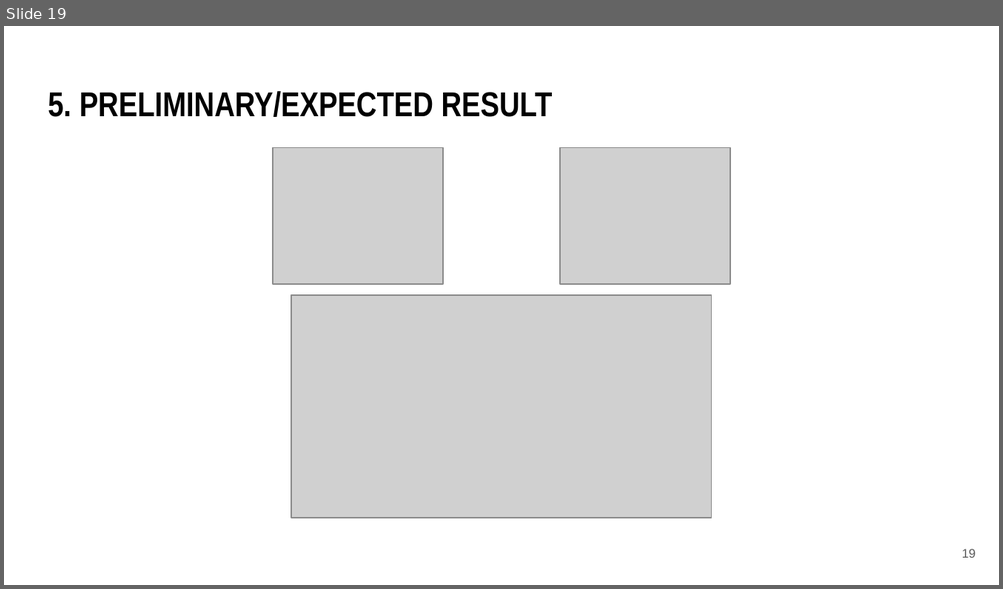
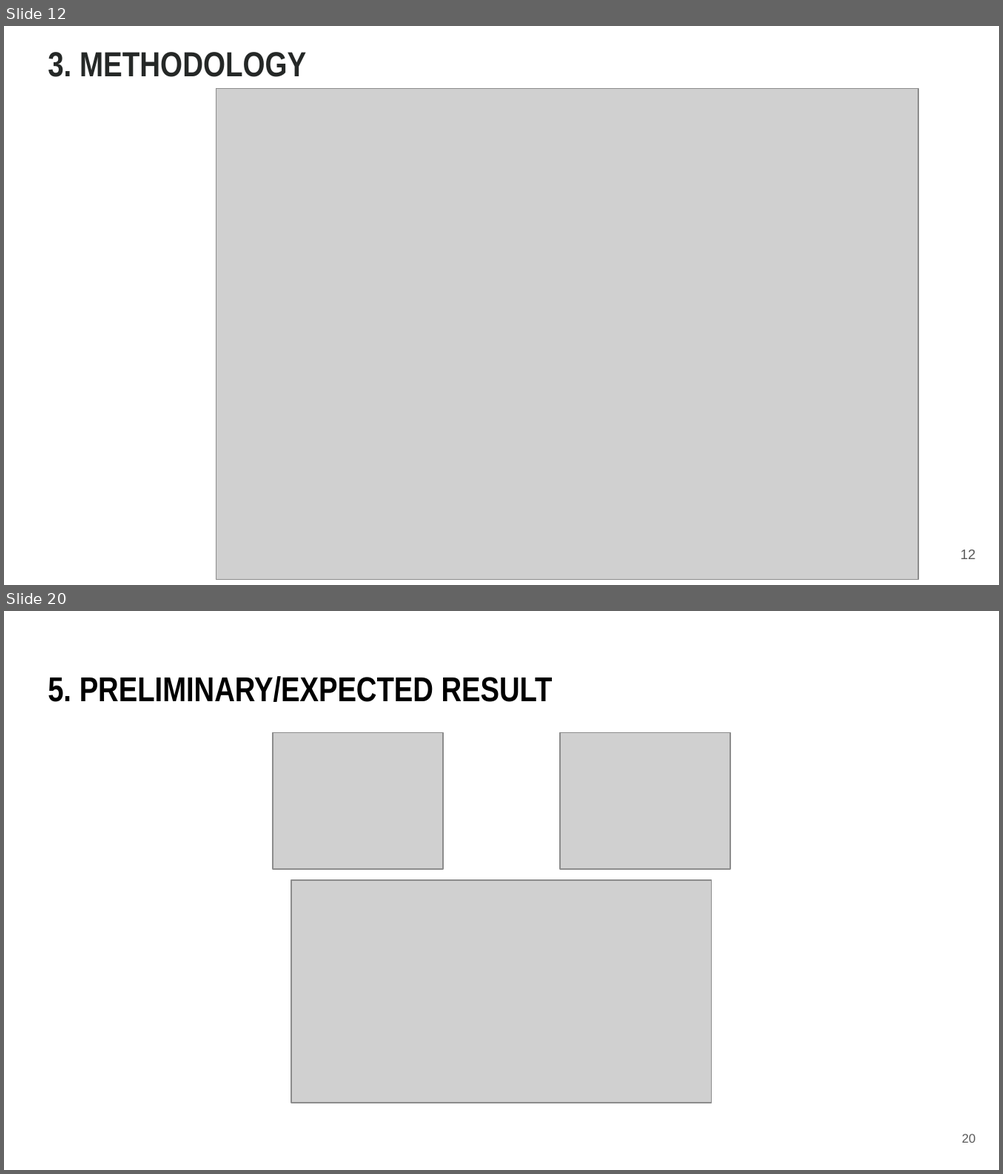
Before and after one commit to archx64/cxr-diff-vqa, a slide deck: st124974-Proposal.pptx. Shown one above the other, each under a label of ours: slide 19 before the commit, slides 12 and 20 after it; the slides between them are not shown. The pictures are 1003x589 and 1003x1174 pixels, drawn with LibreOffice and Linux fonts; fonts in the diff are those of the drawing; grey boxes stand for pictures. Boxes give left, top, right and bottom in pixels: in the first picture for what was removed or moved away, otherwise in the second. Text is boxed around its words. In the diff, an @@ line names an element or a change of style, - is before the commit and + after.

```diff
--- a/st124974-Proposal.pptx
+++ b/st124974-Proposal.pptx
@@ slide 12 added at [4, 26, 999, 585], background #FFFFFF @@
@@ title added at [48, 52, 306, 77], 25.2 pt, text #252827, bold @@
+3. METHODOLOGY
@@ picture added at [216, 89, 918, 580] @@
@@ page number added at [960, 550, 976, 560], 10 pt, text #595959 @@
+12
@@ what was slide 19 is now slide 20 @@
@@ page number at [962, 1134, 976, 1143]: text changed @@
-19
+20
```
Also in this commit, not shown: 18 slides changed, 11 other slides added, 23 other files.
